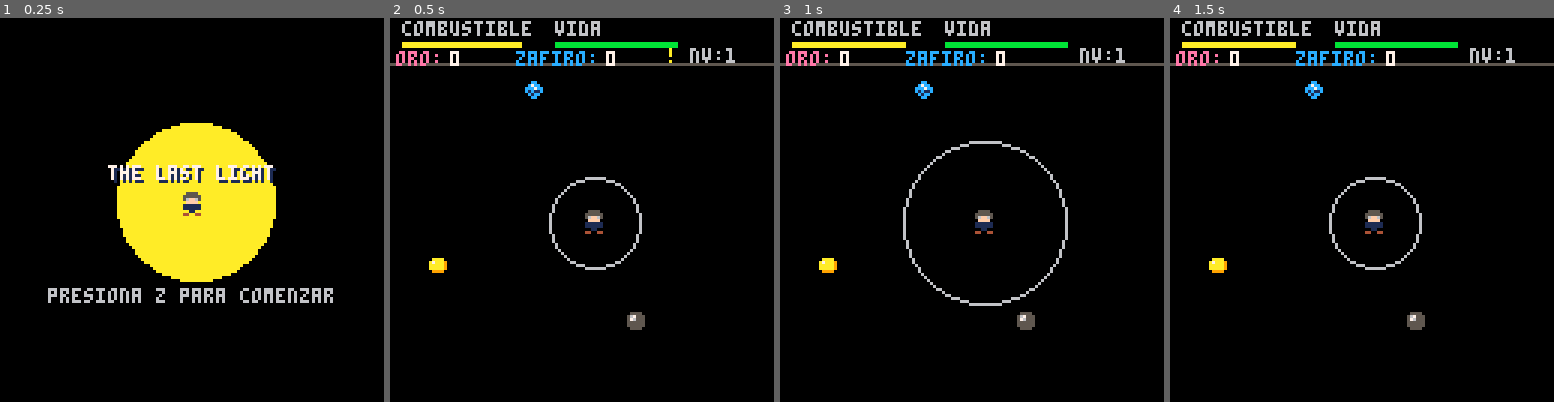
Above: before the commit, frames 1-4 (left to right).
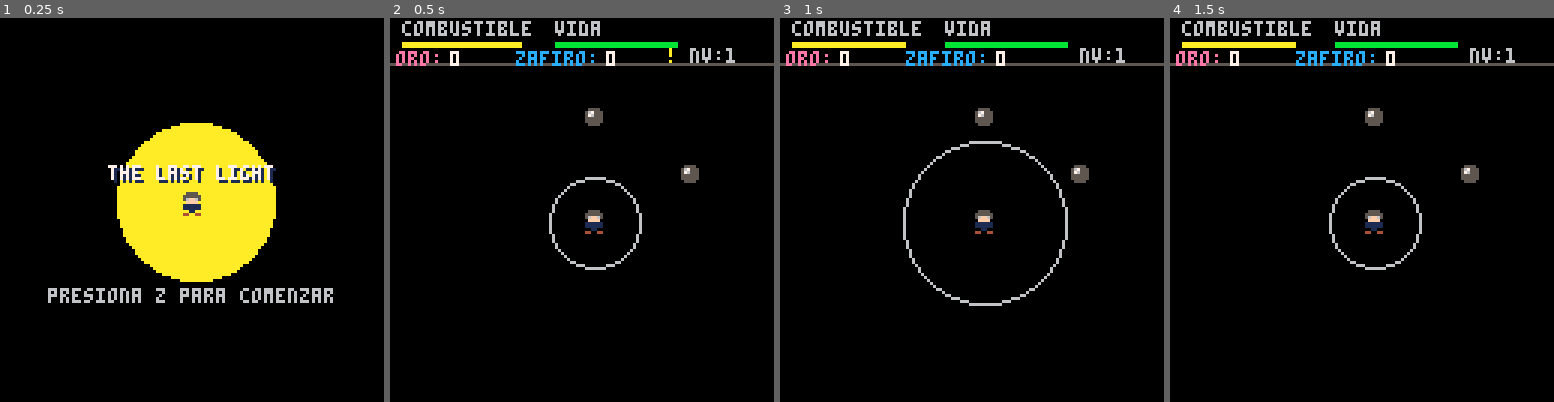
Above: after the commit, the same moments.

Repository: goncho09/the-last-light
Game: PICO-8 cartridge the-last-light.p8
Two runs of this game, one before a commit and one after it. Both use one fixed random seed, a clock stepped at 60 frames per second and the inputs below.
Inputs:
- Up to frame 1 (0.25 s): no input
- Up to frame 2 (0.5 s): tap X (X key) at 0.33 s
- Up to frame 3 (1 s): tap O (Z key) at 0.7 s
- Up to frame 4 (1.5 s): tap X (X key) at 1.07 s

Frame 1 is identical in both runs. In frame 2, 0.9% of the frame differs, in the area x 10-81%, y 16-82%; in frame 3, 0.9%; in frame 4, 0.9%.

Commit message:
FEAT: respawn minerals random type and ubication

Diff:
--- a/the-last-light.p8
+++ b/the-last-light.p8
@@ -2,12 +2,42 @@
 version 43
 __lua__
 function respawn_mineral(m)
-  -- m es la tabla del mineral que queremos mover
-  m.x = 8 + rnd(112)
-  -- el limite superior es 20 para no aparecer en el hud
-  m.y = 20 + rnd(100)
+  -- posicion inical separad de pared y hud
+  m.x = 4 + rnd(120)
+  m.y = 24 + rnd(95)
+
+  -- mantenemos una distancia minima del jugador (px, py)
+  -- para que no te aparezca uno en la cara apenas lo agarras
+  local dist_x = abs(m.x - px)
+  local dist_y = abs(m.y - py)
+
+  if dist_x < 30 and dist_y < 30 then
+    -- si cayo muy cerca, reintentamos la funcion
+    return respawn_mineral(m)
+  end
+
   m.activo = true
 end
+
+function crear_varios_minerales(cant, tipo, sprite)
+  for i=1, cant do
+    local m = {
+      tipo = tipo,
+      spr = sprite,
+      activo = true
+    }
+    respawn_mineral(m)
+    add(minerales, m)
+  end
+end
+
+function iniciar_nivel()
+		minerales = {}
+
+  crear_varios_minerales(2, "carbon", 10)
+end
+
+
 
 function _init()
   -- variables de estado
@@ -35,30 +65,46 @@
   oro = 0
   zafiro = 0
 
-  item_carb = {x=0, y=0, spr=10, tipo="carbon"}
-  item_oro = {x=0, y=0, spr=8, tipo="oro"}
-  item_zafiro = {x=0, y=0, spr=9, tipo="zafiro"}
-
-		respawn_mineral(item_carb)
-  respawn_mineral(item_oro)
-  respawn_mineral(item_zafiro)
-end
-
-function chequea_recoleccion(m)
-  -- calculamos distancia entre jugador y el mineral m
-  if abs(px - m.x) < 6 and abs(py - m.y) < 6 then
-
-    if m.tipo == "carbon" then
-      combustible = mid(0, combustible + 25, 100)
-    elseif m.tipo == "oro" then
-      oro += 1
-    elseif m.tipo == "zafiro" then
-      zafiro += 1
+  minerales = {}
+end
+
+function obtener_mineral_aleatorio(m)
+  local suerte = rnd(1)
+
+  if suerte > 0.9 then
+    m.tipo = "zafiro"
+    m.spr = 9
+  elseif suerte > 0.7 then
+    m.tipo = "oro"
+    m.spr = 8
+  else
+    m.tipo = "carbon"
+    m.spr = 10
+  end
+end
+
+function chequea_recoleccion()
+  -- recorremos toda la tabla de minerales generada proceduralmente
+  for m in all(minerales) do
+    -- chequeamos distancia entre jugador (px, py) y cada mineral m
+    if abs(px - m.x) < 6 and abs(py - m.y) < 6 then
+
+      -- logica segun el tipo de item
+      if m.tipo == "carbon" then
+        -- mid asegura que el combustible no pase de 100
+        combustible = mid(0, combustible + 25, 100)
+      elseif m.tipo == "oro" then
+        oro += 1
+      elseif m.tipo == "zafiro" then
+        zafiro += 1
+      end
+
+      -- genera un nuevo mineral (aleatoriamente entre los 3)
+      obtener_mineral_aleatorio(m)
+      respawn_mineral(m)
+
+      -- sfx(1) -- sonido de recolectar
     end
-
-    -- una vez recolectado, lo mandamos a otro lado
-    respawn_mineral(m)
-    -- sfx(1) -- sonido de recolectar
   end
 end
 
@@ -66,6 +112,7 @@
 
 		if escena_actual == 0 then
 			if btnp(4) or btnp(5) then -- presionar z o x para empezar
+      iniciar_nivel()
       escena_actual = 1
    end
 		else if escena_actual  == 1 then
@@ -136,9 +183,12 @@
 
 	  -- 1. mundo y minerales
 	  spr(1, px, py, 1, 1, mirando_izq, false)
-	  spr(item_carb.spr, item_carb.x, item_carb.y)
-	  spr(item_oro.spr, item_oro.x, item_oro.y)
-	  spr(item_zafiro.spr, item_zafiro.x, item_zafiro.y)
+
+	 	for m in all(minerales) do
+    if m.activo then
+      spr(m.spr, m.x, m.y)
+    end
+  	end
 
 	  -- luz
 	  if radio_luz > 0 then
Not shown, changed: README.md
